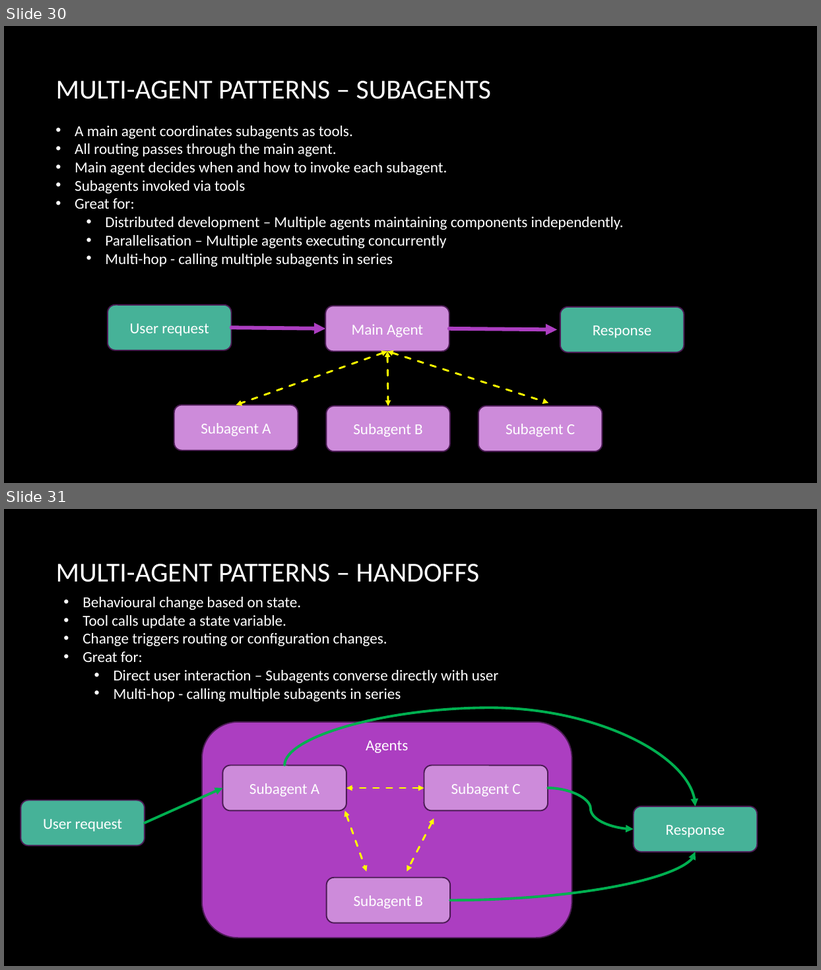
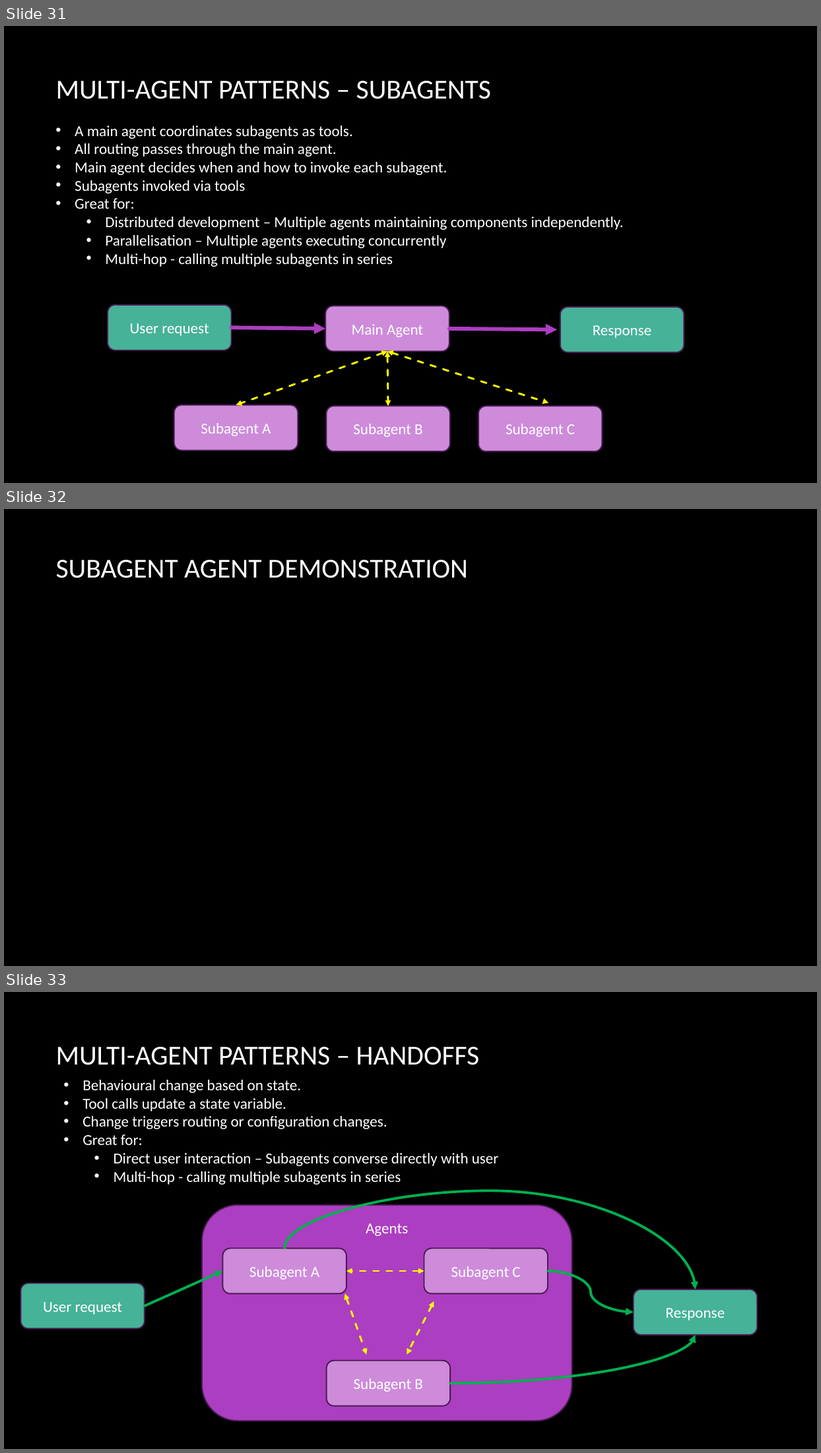
Before and after one commit to davejeon/dsr_agentic_ai, a slide deck: Agentic AI.pptx. Shown one above the other, each under a label of ours: slides 30 and 31 before the commit, slides 31, 32 and 33 after it. The pictures are 821x970 and 821x1453 pixels, drawn with LibreOffice and Linux fonts; fonts in the diff are those of the drawing; background and template pictures are left out. Boxes give left, top, right and bottom in pixels: in the first picture for what was removed or moved away, otherwise in the second. Text is boxed around its words. In the diff, an @@ line names an element or a change of style, - is before the commit and + after.

```diff
--- a/Agentic AI.pptx
+++ b/Agentic AI.pptx
@@ slide 32 added at (4, 509, 817, 966), background picture (left out) @@
@@ title added at (56, 560, 468, 578), 32.4 pt, text #FFFFFF @@
+SUBAGENT AGENT DEMONSTRATION
@@ what was slide 30 is now slide 31 @@
@@ what was slide 31 is now slide 33 @@
```
Also in this commit, not shown: 3 slides changed, 6 other slides added, 6 other files.
